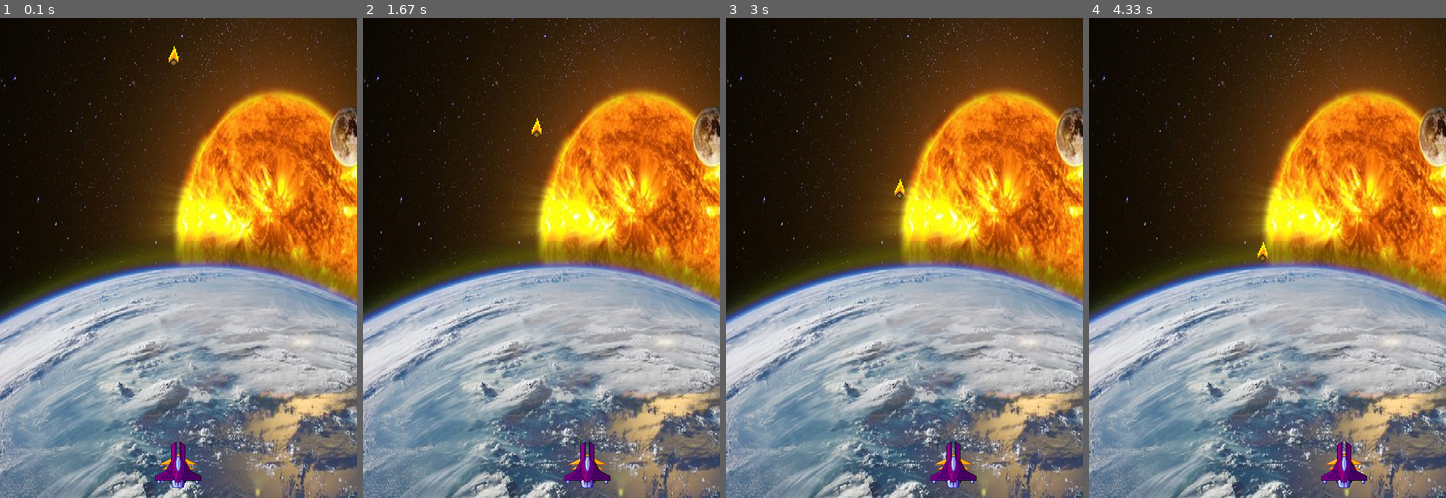
Above: before the commit, frames 1-4 (left to right).
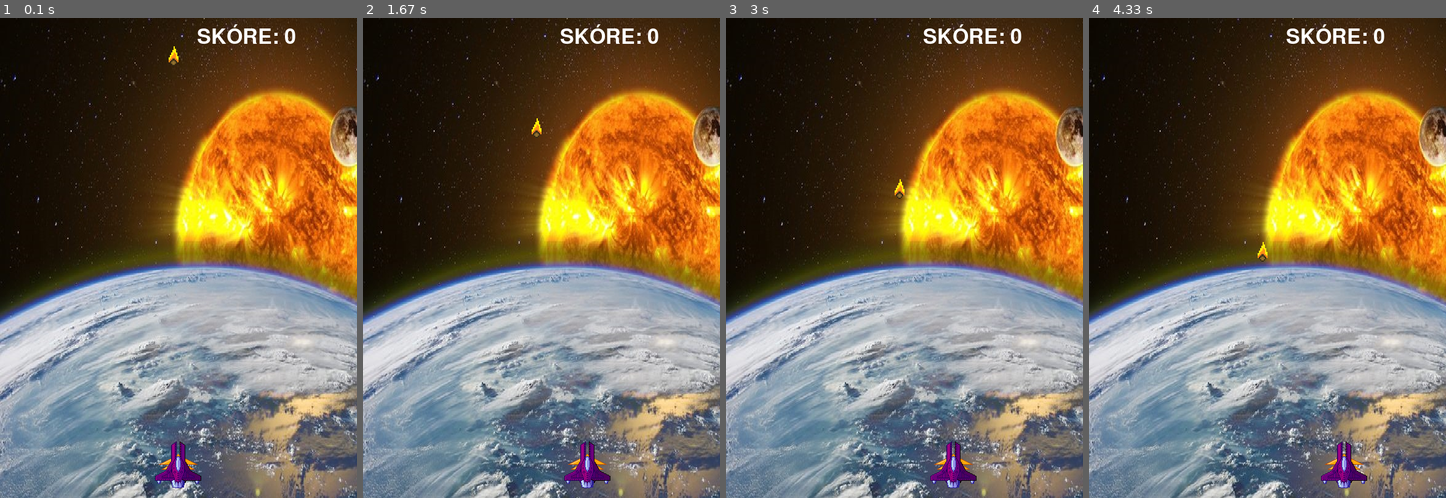
Above: after the commit, the same moments.

Repository: JanKurdila/pygame_avoid_meteors
Game: pygame game, started from main.py
The game is run twice, just before and just after one commit, with the same random seed, the same clock (stepped at 60 frames per second) and the same inputs.
Inputs:
- Up to frame 1 (0.1 s): no input
- Up to frame 2 (1.67 s): hold Right 0.33-0.8 s; hold Right 0.83-1.3 s; hold Left from 1.33 s (still down)
- Up to frame 3 (3 s): release Left at 1.87 s; hold Left 1.9-2.3 s; hold Right 2.33-2.97 s
- Up to frame 4 (4.33 s): hold Left 3-3.47 s; hold Right 3.5-3.97 s; hold Right from 4 s (still down)

The runs differ from the first frame. In frame 1, 0.4% of the frame differs, in the area x 55-83%, y 1-6%; in frame 2, 0.4%; in frame 3, 0.4%; in frame 4, 0.4%.

Commit message:
8) Vytvorenie počítadla SCORE  -resp. textu ukazovateľa

Diff:
--- a/Config/config.py
+++ b/Config/config.py
@@ -11,3 +11,8 @@
 
 FPS = 25
 STEP = 5
+
+pygame.init()
+FONT_HRY = pygame.font.SysFont("comicsans", 50)
+FARBA_TEXTU = pygame.Color(255, 255, 255)
+POZICIA_TEXTU = (320, 10)
--- a/main.py
+++ b/main.py
@@ -27,11 +27,15 @@
     pozadie = config.POZADIE
     raketa = config.RAKETA
     meteor = config.METEOR
+    font_hry = config.FONT_HRY
 
     x = config.SURADNICE_RAKETY[0] # Inicializácia x-súradnice rakety
-    y = config.SURADNICE_METEORU[1] # Inicializácia x-súradnice meteoru
+    y = config.SURADNICE_METEORU[1] # Inicializácia y-súradnice meteoru
+
+    score = 0
 
     while True:
+        score_text = config.FONT_HRY.render(f"SKÓRE: {score}", True, config.FARBA_TEXTU)
         # Ak vypnem okno, musím vypnuť pygame
         for event in pygame.event.get():
             if event.type == pygame.QUIT:
@@ -45,6 +49,7 @@
         # window.blit(raketa, config.SURADNICE_RAKETY) Tu musíme upraviť lebo nastáva phyb
         window.blit(raketa, (x, config.SURADNICE_RAKETY[1]))
         window.blit(meteor, (config.SURADNICE_METEORU[0], y))
+        window.blit(score_text, config.POZICIA_TEXTU)
 
         pygame.display.update()
 
